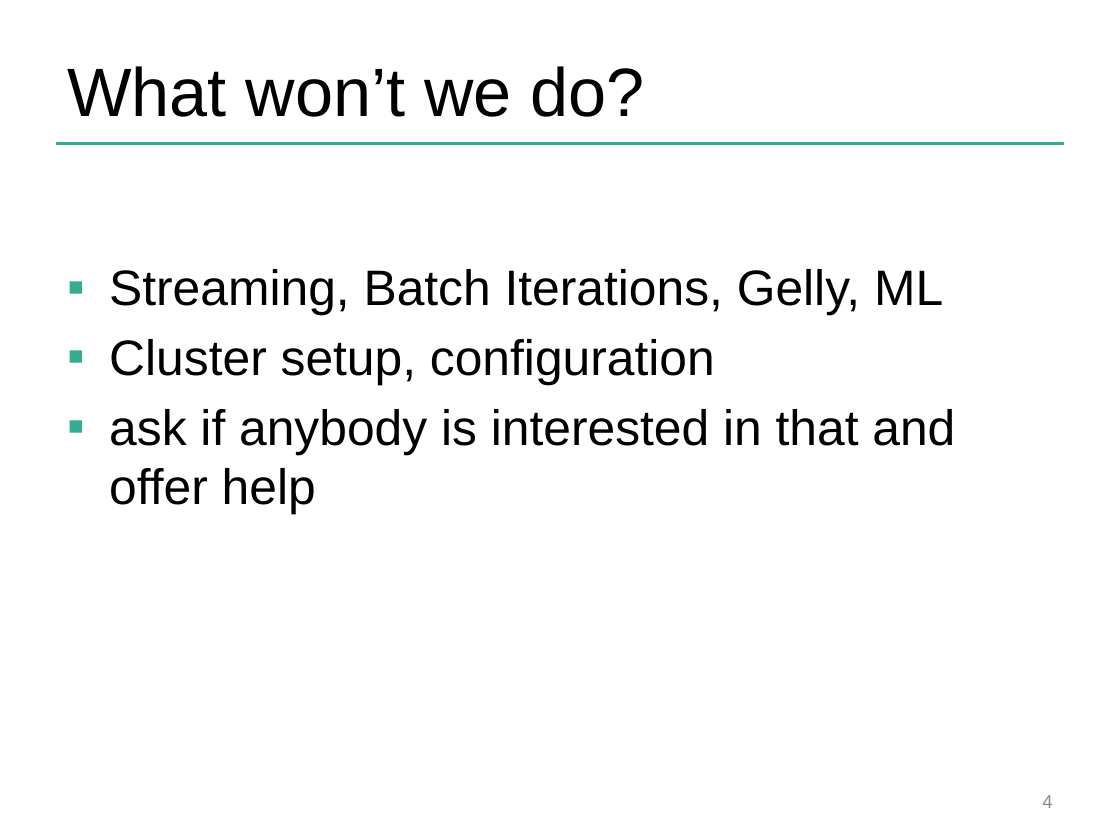
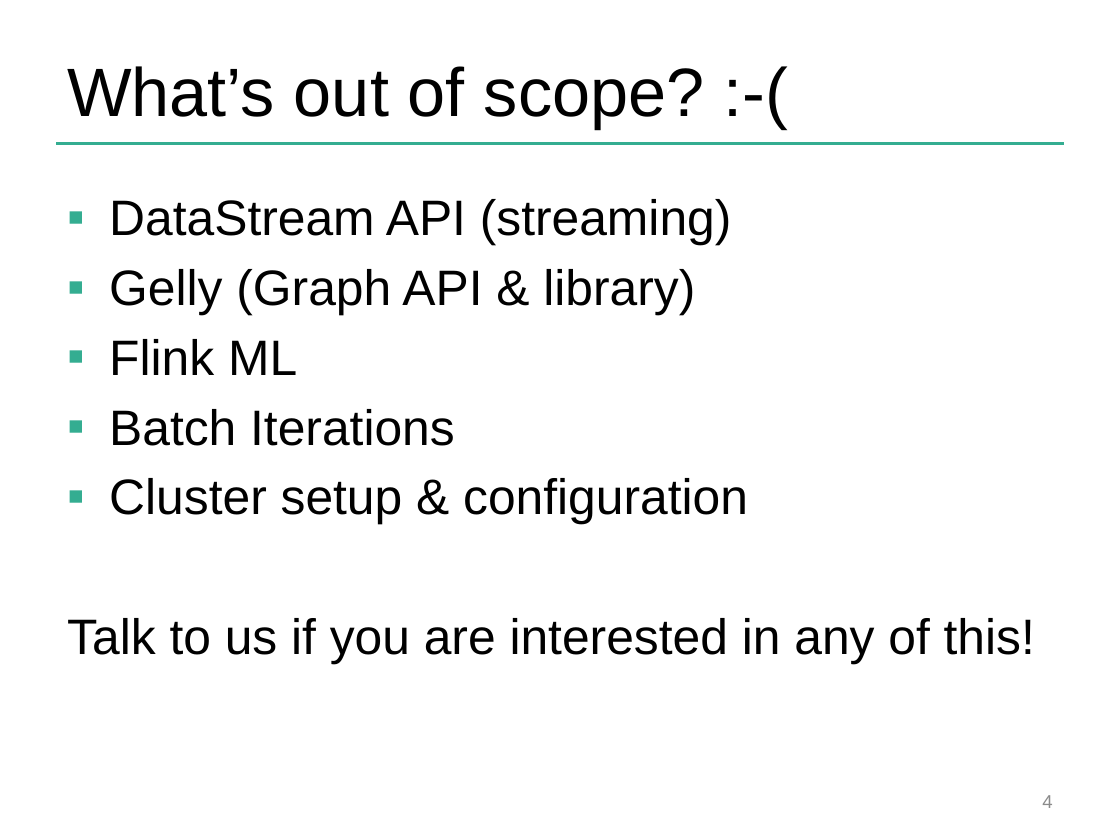
Before and after one commit to dataArtisans/flink-training-web, a slide deck: slide 4 of slides/welcome_agenda.pptx. Drawn at 1120x840 pixels with LibreOffice and Linux fonts; fonts in the diff are those of the drawing; background and template pictures are left out. Boxes give left, top, right and bottom in pixels: in the first picture for what was removed or moved away, otherwise in the second. Text is boxed around its words. In the diff, an @@ line names an element or a change of style, - is before the commit and + after.

```diff
--- a/slides/welcome_agenda.pptx
+++ b/slides/welcome_agenda.pptx
@@ title at [67,66,705,128]: text changed @@
-What won’t we do?
+What’s out of scope? :-(
@@ text at [67,199,1035,664]: text changed @@
-▪ Streaming, Batch Iterations, Gelly, ML
-▪ Cluster setup, configuration
-▪ ask if anybody is interested in that and offer help
+▪ DataStream API (streaming)
+▪ Gelly (Graph API & library)
+▪ Flink ML
+▪ Batch Iterations
+▪ Cluster setup & configuration
+Talk to us if you are interested in any of this!
```
Also in this commit, not shown: 2 other slides changed, 2 slides added, 1 slide removed.
